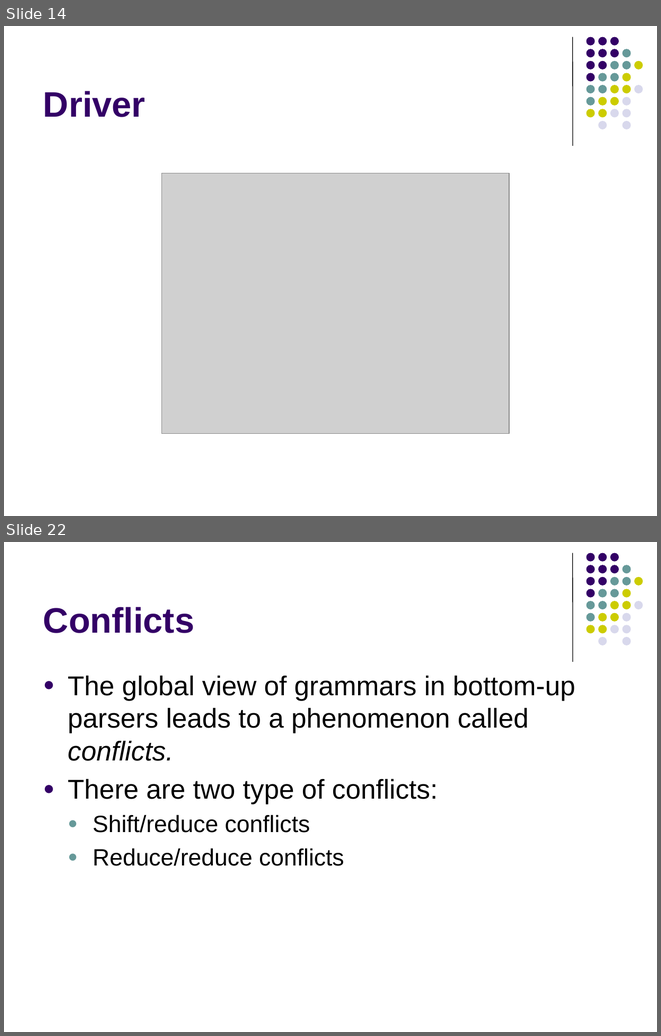
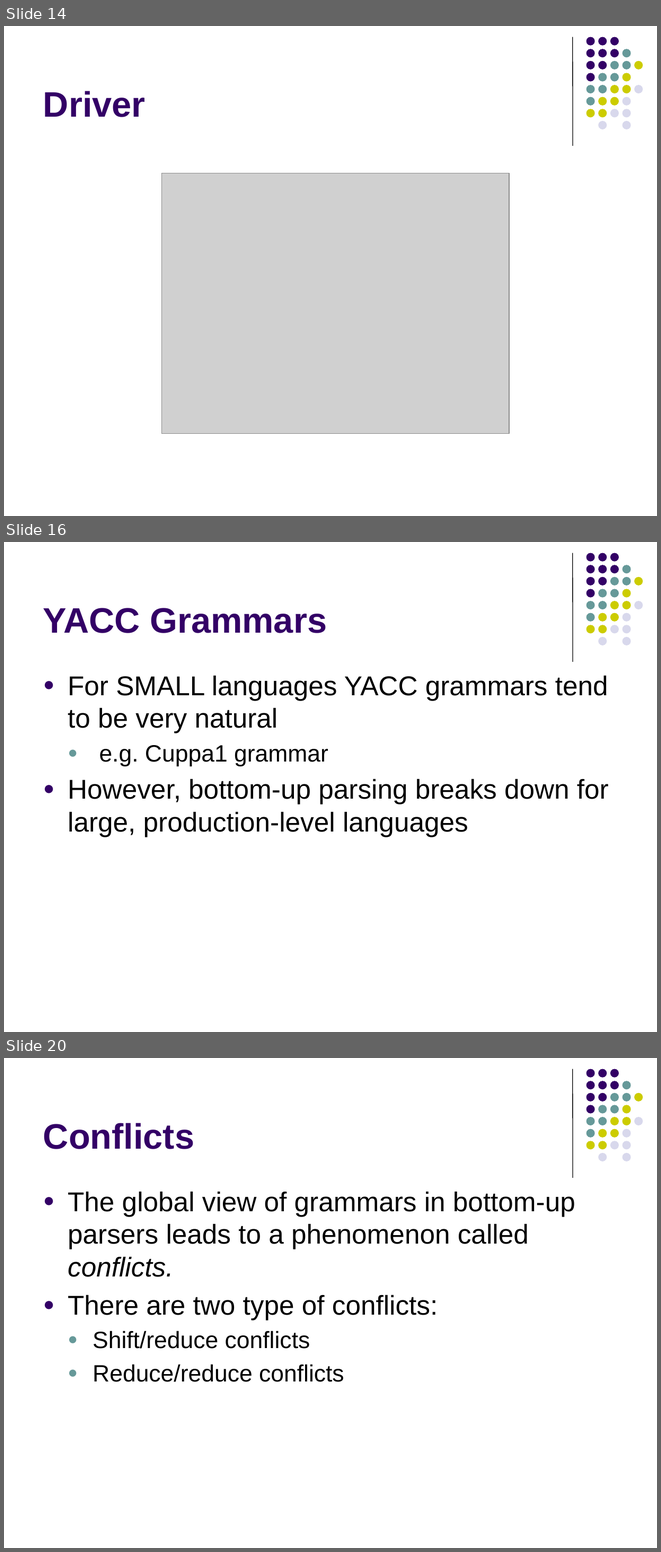
Before and after one commit to lutzhamel/CSC402, a slide deck: notes/csc402-ln021.pptx. Shown one above the other, each under a label of ours: slides 14 and 22 before the commit, slides 14, 16 and 20 after it; the slides between them are not shown. The pictures are 661x1036 and 661x1552 pixels, drawn with LibreOffice and Linux fonts; fonts in the diff are those of the drawing; grey boxes stand for pictures. Boxes give left, top, right and bottom in pixels: in the first picture for what was removed or moved away, otherwise in the second. Text is boxed around its words. In the diff, an @@ line names an element or a change of style, - is before the commit and + after.

```diff
--- a/notes/csc402-ln021.pptx
+++ b/notes/csc402-ln021.pptx
@@ slide 16 added at [4,542,657,1032], background #FFFFFF; not listed: 32 template elements that a slide beside it also shows @@
@@ title added at [43,608,327,633], 39 pt, text #330066, bold @@
+YACC Grammars
@@ text added at [68,675,609,837], 30 pt, text #000000 @@
+● For SMALL languages YACC grammars tend to be very natural
+  ● e.g. Cuppa1 grammar
+● However, bottom-up parsing breaks down for large, production-level languages
@@ what was slide 22 is now slide 20 @@
```
Also in this commit, not shown: 5 slides changed, 2 other slides added, 5 slides removed, 1 other file.
